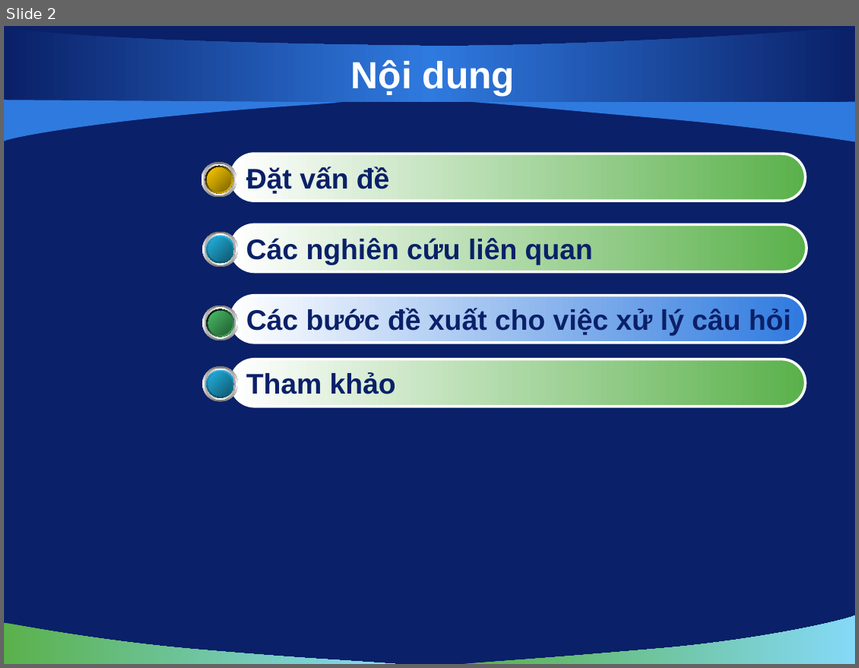
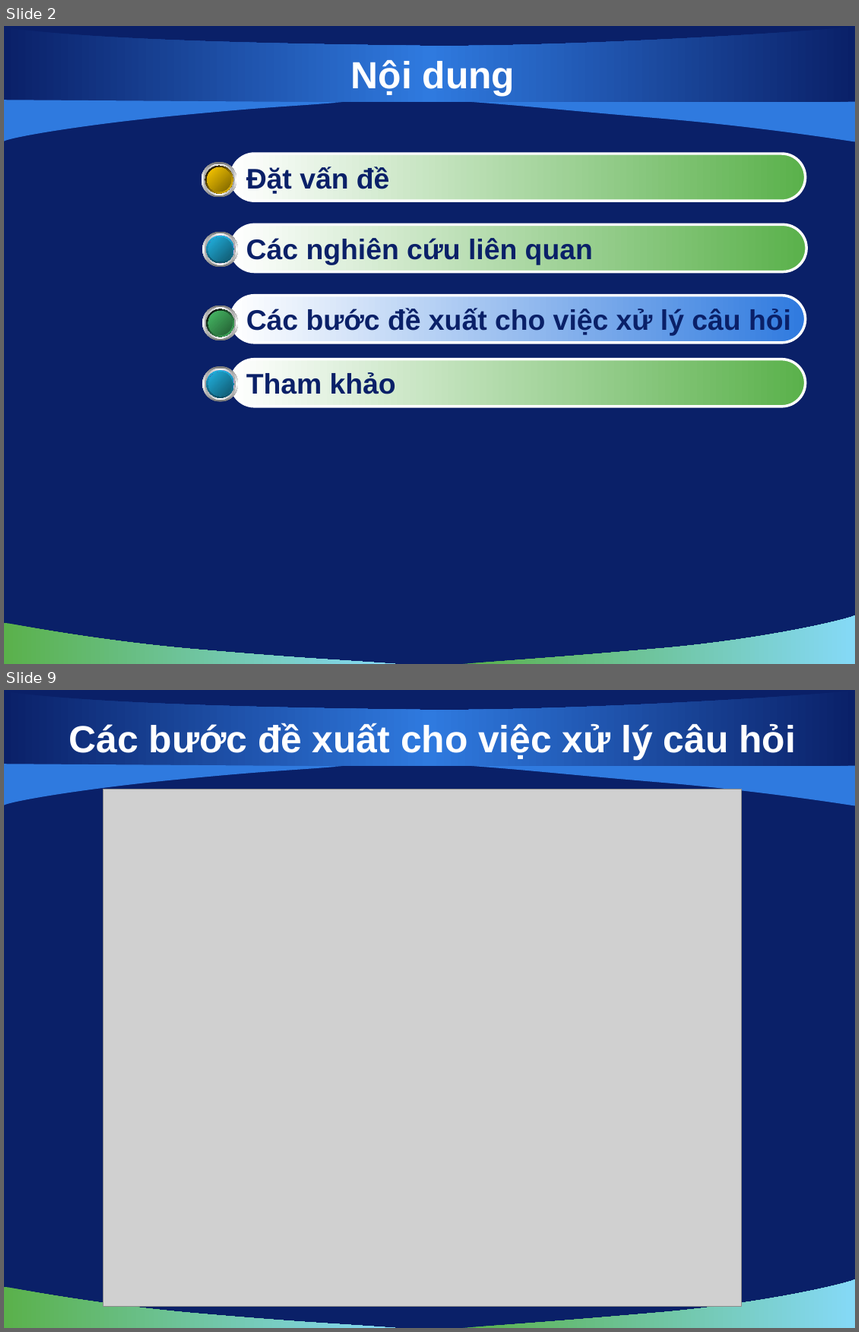
Before and after one commit to hungntit/filnalproject, a slide deck: De Cuong/bao cao 22-10-2010.pptx. Shown one above the other, each under a label of ours: slide 2 before the commit, slides 2 and 9 after it; the slides between them are not shown. The pictures are 859x668 and 859x1332 pixels, drawn with LibreOffice and Linux fonts; fonts in the diff are those of the drawing; grey boxes stand for pictures; background and template pictures are left out. Boxes give left, top, right and bottom in pixels: in the first picture for what was removed or moved away, otherwise in the second. Text is boxed around its words. In the diff, an @@ line names an element or a change of style, - is before the commit and + after.

```diff
--- a/De Cuong/bao cao 22-10-2010.pptx
+++ b/De Cuong/bao cao 22-10-2010.pptx
@@ slide 9 added at (4,690,855,1328), background picture (left out); not listed: 5 template elements that a slide beside it also shows @@
@@ title added at (69,723,796,760), 32 pt, text #FFFFFF, bold @@
+Các bước đề xuất cho việc xử lý câu hỏi
@@ picture added at (104,790,742,1307) @@
```
Also in this commit, not shown: 2 slides changed, 7 other slides added, 1 other file.
